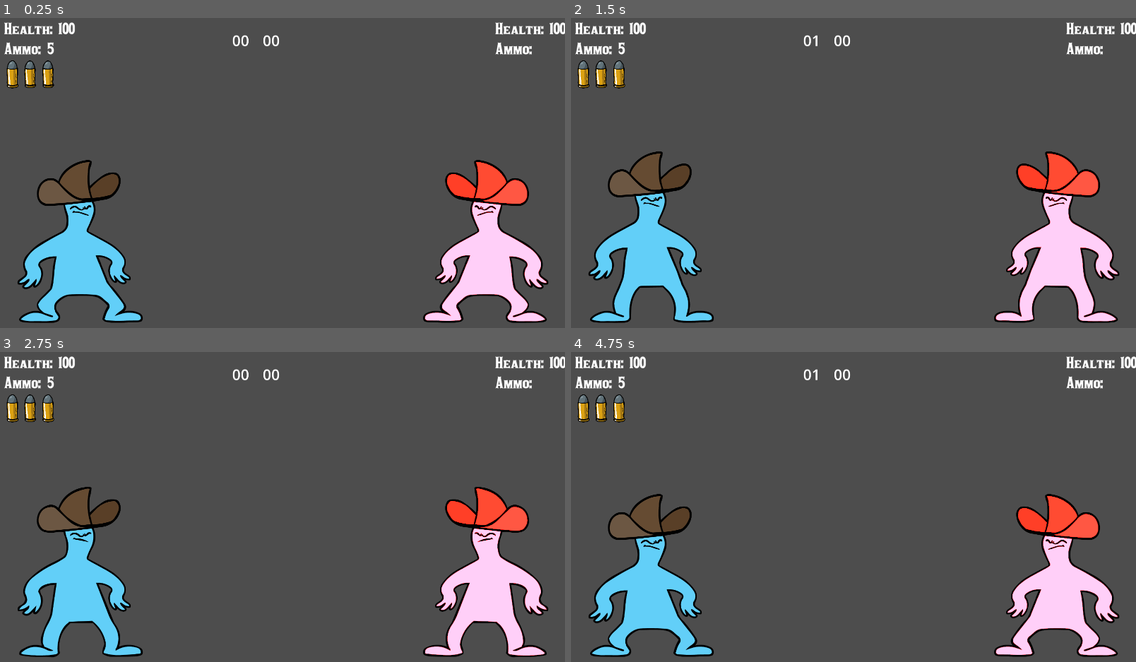
Above: before the commit, frames 1-4 (two rows, left to right).
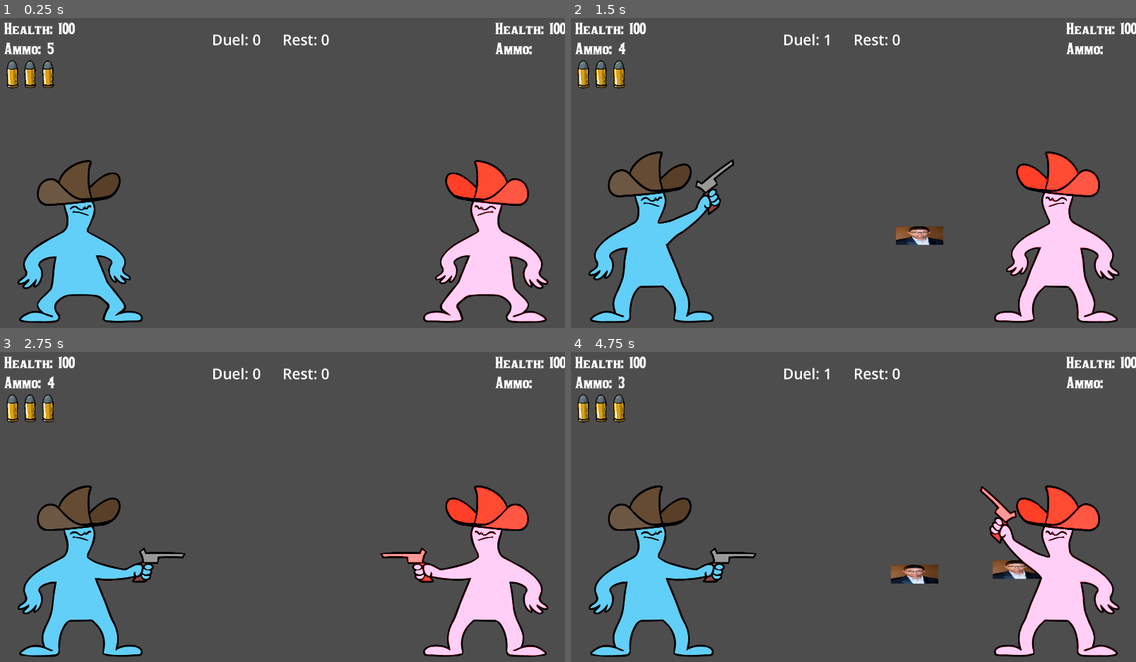
Above: after the commit, the same moments.

Repository: LukaBazooka/Mexican-Standoff
Game: Godot game, scene res://Duel.tscn
Two runs of this game, one before a commit and one after it. Both use one fixed random seed, a clock stepped at 60 frames per second and the inputs below.
Inputs:
- Up to frame 1 (0.25 s): no input
- Up to frame 2 (1.5 s): tap Enter (right_player_reload) at 0.5 s; hold Right (right_player_block) 0.53-1.28 s; tap 0 at 0.6 s; hold S (left_player_down) from 1.28 s (still down); tap 1 at 1.35 s
- Up to frame 3 (2.75 s): release S (left_player_down) at 2.03 s; hold Right (right_player_block) from 2.03 s (still down); tap 4 at 2.1 s
- Up to frame 4 (4.75 s): release Right (right_player_block) at 2.78 s; hold W (left_player_up) 2.78-3.53 s; tap 3 at 2.85 s; hold A (left_player_block) from 3.53 s (still down); tap 5 at 3.6 s; tap 2 at 4.35 s

The runs differ from the first frame. In frame 1, 0.3% of the frame differs, in the area x 37-59%, y 5-10%; in frame 2, 2.0%; in frame 3, 4.3%; in frame 4, 8.9%, in the area x 3-98%, y 5-99%.

Commit message:
more polishing of game mechanics, considered time and bullet speed

Diff:
--- a/Duel.gd
+++ b/Duel.gd
@@ -10,7 +10,7 @@
 var left_health = HEALTH
 var right_health = HEALTH
 var actively_handle_state = false
-var state_arr
+var state_arr = [0, 0]
 
 var state_dict = {
 [0, 0]: [NO_DMG, NO_DMG],[1, 0]: [NO_DMG, NO_DMG], [2, 0]: [NO_DMG, NO_DMG], [3, 0]: [NO_DMG, NO_DMG], [4, 0]: [NO_DMG, HEAD_SHOT], [5, 0]: [NO_DMG, BODY_SHOT], [6, 0]: [NO_DMG, LEG_SHOT], #No actoin
@@ -33,12 +33,9 @@
 
 """
 
-
-
 var lp_state = 0
 var rp_state = 0
 
-var countdown_value = 3
 @onready var rest_label = $Rest_Display
 @onready var rest_timer = $Rest_Timer
 @onready var duel_label = $Duel_Display
@@ -63,10 +60,10 @@
 	$PlayerGUI/LeftPlayerGUI/VBoxContainer/HealthLabel/HealthValue.text = str(left_health)
 	$PlayerGUI/RightPlayerGUI/VBoxContainer/HealthLabel/HealthValue.text = str(right_health)
 	if not $Rest_Timer.is_stopped():
-		rest_label.text = "%02d" % time_left_rest()
+		rest_label.text = "Rest: %01d" % time_left_rest()
 
 	if not $DuelTimer.is_stopped():
-		$Duel_Display.text = "%02d" % time_left_duel()
+		$Duel_Display.text = "Duel: %01d" % time_left_duel()
 
 
 
@@ -89,6 +86,8 @@
 	$LeftPlayer._rest_timeout()
 	$RightPlayer._rest_timeout()
 	actively_handle_state = true
+	emit_signal("lp_shoot", 5) #test
+	handle_state() #test
 
 
 func _on_duel_timer_timeout():
@@ -111,9 +110,13 @@
 	if actively_handle_state:
 		handle_state()
 		if not $DuelTimer.is_stopped() and not $StateTimer.is_stopped(): #data passed in time pass down to player
-			if data == 2 or data == 3:
+			if data == 4 and not actively_handle_state:
+				#used to calcualte trajectory for headshot state
+				emit_signal("time_displacement")
+				emit_signal("lp_shoot", data)
+			elif data == 2 or data == 3:
 				emit_signal("lp_block_state", data)
-			elif data > 3:
+			elif data > 4:
 				emit_signal("lp_shoot", data)
 
 
@@ -129,6 +132,7 @@
 
 
 func _on_state_timer_timeout():
+	emit_signal("rp_shoot", 5) #test
 	state_arr = state_dict.get([lp_state, rp_state], [0, 0])
 	actively_handle_state = false
 	if lp_state == 4 and rp_state == 4:
@@ -155,3 +159,4 @@
 signal lp_shoot
 signal rp_block_state
 signal rp_shoot
+signal time_displacement
--- a/Duel.tscn
+++ b/Duel.tscn
@@ -279,24 +279,25 @@
 one_shot = true
 
 [node name="StateTimer" type="Timer" parent="."]
-wait_time = 0.3
+wait_time = 0.5
 one_shot = true
 
 [node name="Duel_Display" type="Label" parent="."]
-offset_left = 704.0
-offset_top = 4.0
-offset_right = 768.0
-offset_bottom = 73.0
+offset_left = 635.0
+offset_top = 1.0
+offset_right = 803.0
+offset_bottom = 70.0
 theme_override_font_sizes/font_size = 50
-text = "00"
+text = "Duel: 0"
 
 [node name="Rest_Display" type="Label" parent="."]
-offset_left = 808.0
-offset_top = 4.0
-offset_right = 866.0
-offset_bottom = 73.0
+offset_left = 875.0
+offset_top = 1.0
+offset_right = 1036.0
+offset_bottom = 70.0
 theme_override_font_sizes/font_size = 50
-text = "00"
+text = "Rest: 0
+"
 
 [node name="LeftPlayer" parent="." instance=ExtResource("2_5t8go")]
 position = Vector2(2, 402)
@@ -511,6 +512,7 @@
 [connection signal="lp_shoot" from="." to="LeftPlayer" method="shoot"]
 [connection signal="rp_block_state" from="." to="RightPlayer" method="_on_node_2d_rp_block_state"]
 [connection signal="rp_shoot" from="." to="RightPlayer" method="shoot"]
+[connection signal="time_displacement" from="." to="LeftPlayer" method="_opp_bullet_time_displacement"]
 [connection signal="timeout" from="Rest_Timer" to="." method="_on_rest_timer_timeout"]
 [connection signal="timeout" from="DuelTimer" to="." method="_on_duel_timer_timeout"]
 [connection signal="timeout" from="StateTimer" to="." method="_on_state_timer_timeout"]
--- a/LP_Duel.gd
+++ b/LP_Duel.gd
@@ -27,7 +27,6 @@
 var random_y
 var random_spin
 
-var countdown_value = 3
 
 func _ready():
 	pass
@@ -170,3 +169,9 @@
 func _on_head_collison_bullet_entered(area):
 	emit_signal("lp_bullet_collided")
 	area.get_parent().queue_free()
+
+
+
+
+func _opp_bullet_time_displacement():
+	pass # Replace with function body.
--- a/RP_Duel.gd
+++ b/RP_Duel.gd
@@ -27,7 +27,6 @@
 var leg_blocked = false
 
 
-var countdown_value = 3
 # Called when the node enters the scene tree for the first time.
 func _ready():
 	pass
--- a/RigidBody2D.gd
+++ b/RigidBody2D.gd
@@ -2,17 +2,20 @@
 
 
 
-var speed = 1500
-
+const SPEED = 1500
 
 
 func _ready():
 	gravity_scale = 0
-	linear_velocity = Vector2(speed, 0)
-
-
-
+	linear_velocity = Vector2(SPEED, 0)
 
 
 func _on_bullet_timer_timeout():
 	queue_free()
+
+
+func after_collision_other_bullet(area):
+	#make sure area is bullet and we are going for a headshot
+	if linear_velocity.y < 0 and area.get_parent() is RigidBody2D:
+		area.set_collision_layer(0)
+		$Area2D.set_collision_layer(0)
--- a/bullet.tscn
+++ b/bullet.tscn
@@ -7,7 +7,7 @@
 size = Vector2(50, 50)
 
 [sub_resource type="RectangleShape2D" id="RectangleShape2D_o5mb5"]
-size = Vector2(48, 48)
+size = Vector2(56, 56)
 
 [node name="bullet" type="RigidBody2D"]
 mass = 100.0
@@ -32,3 +32,4 @@
 shape = SubResource("RectangleShape2D_o5mb5")
 
 [connection signal="timeout" from="BulletTimer" to="." method="_on_bullet_timer_timeout"]
+[connection signal="area_exited" from="Area2D" to="." method="after_collision_other_bullet"]
